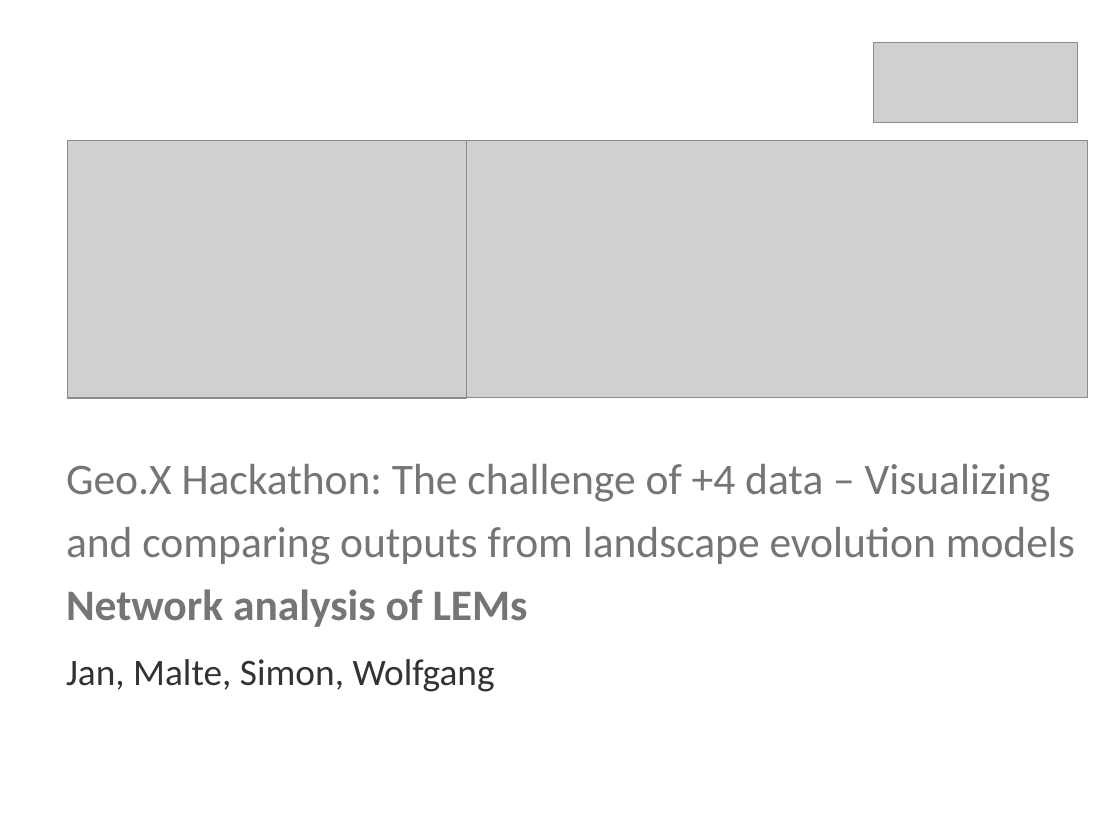
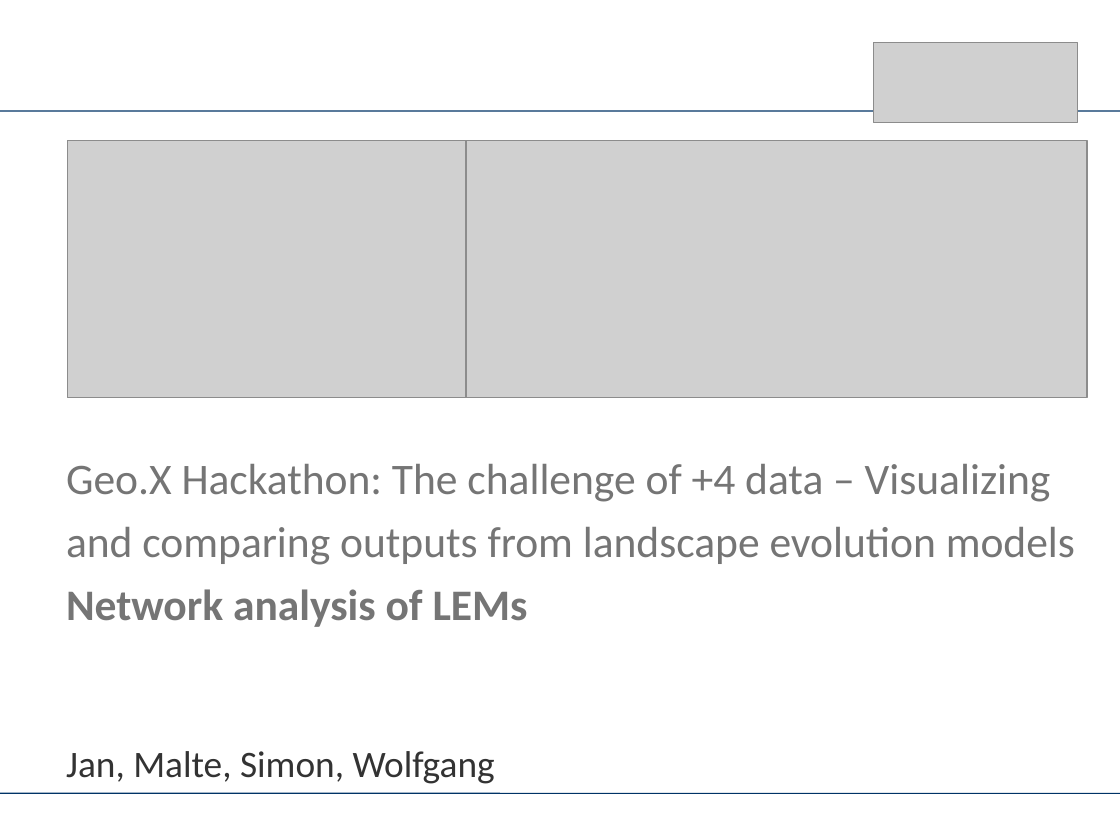
Before and after one commit to Geo-X-Hackathon/lem_network, a slide deck: slide 1 of Hackathon_network.pptx. Drawn at 1120x840 pixels with LibreOffice and Linux fonts; fonts in the diff are those of the drawing; grey boxes stand for pictures. Boxes give left, top, right and bottom in pixels: in the first picture for what was removed or moved away, otherwise in the second. Text is boxed around its words. In the diff, an @@ line names an element or a change of style, - is before the commit and + after.

Commit message:
updated pptx

```diff
--- a/Hackathon_network.pptx
+++ b/Hackathon_network.pptx
@@ line added from (0, 111) to (1120, 111), #003366 0.74 pt @@
@@ text "Jan, Malte, Simon, Wolfgang": place and size @@
-text "Jan, Malte, Simon, Wolfgang" at [66,659,495,692]
+text "Jan, Malte, Simon, Wolfgang" at [66,751,495,784]
@@ line added from (0, 793) to (1120, 793), #003366 0.74 pt @@
```
Also in this commit, not shown: 10 slides added.
